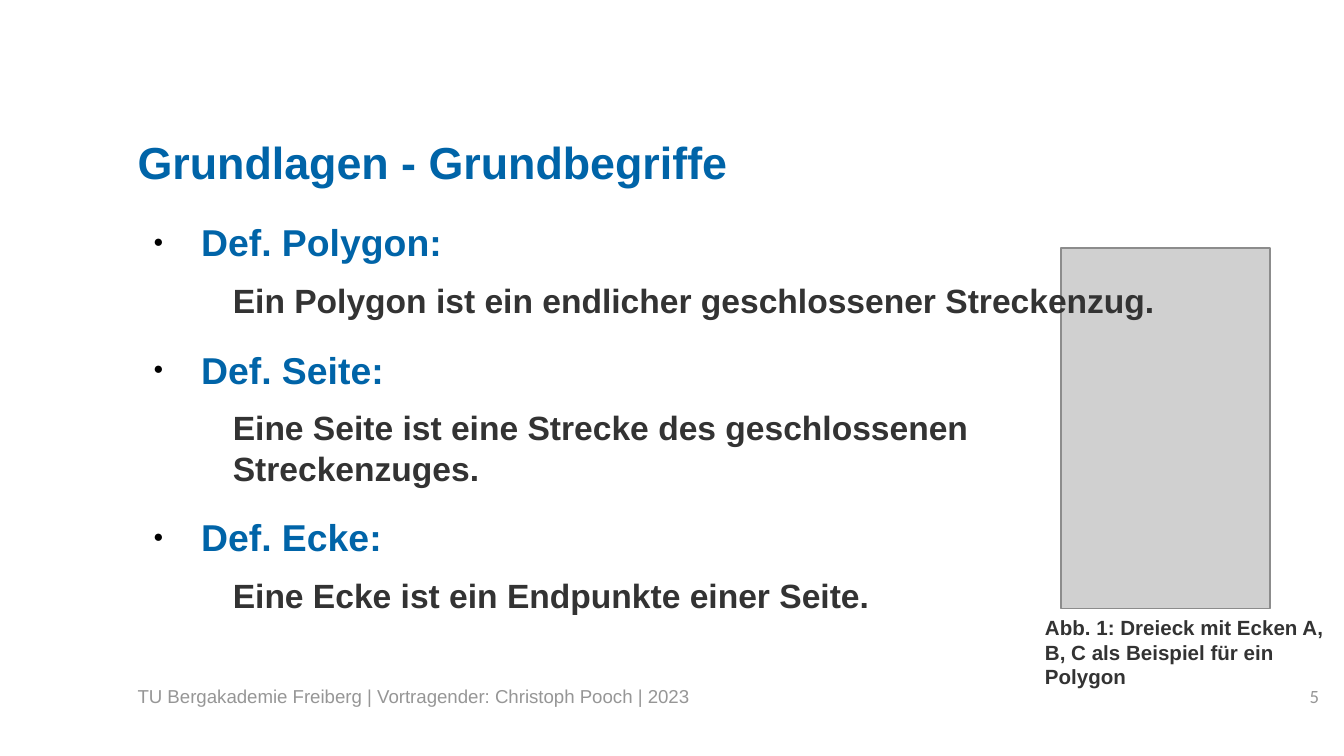
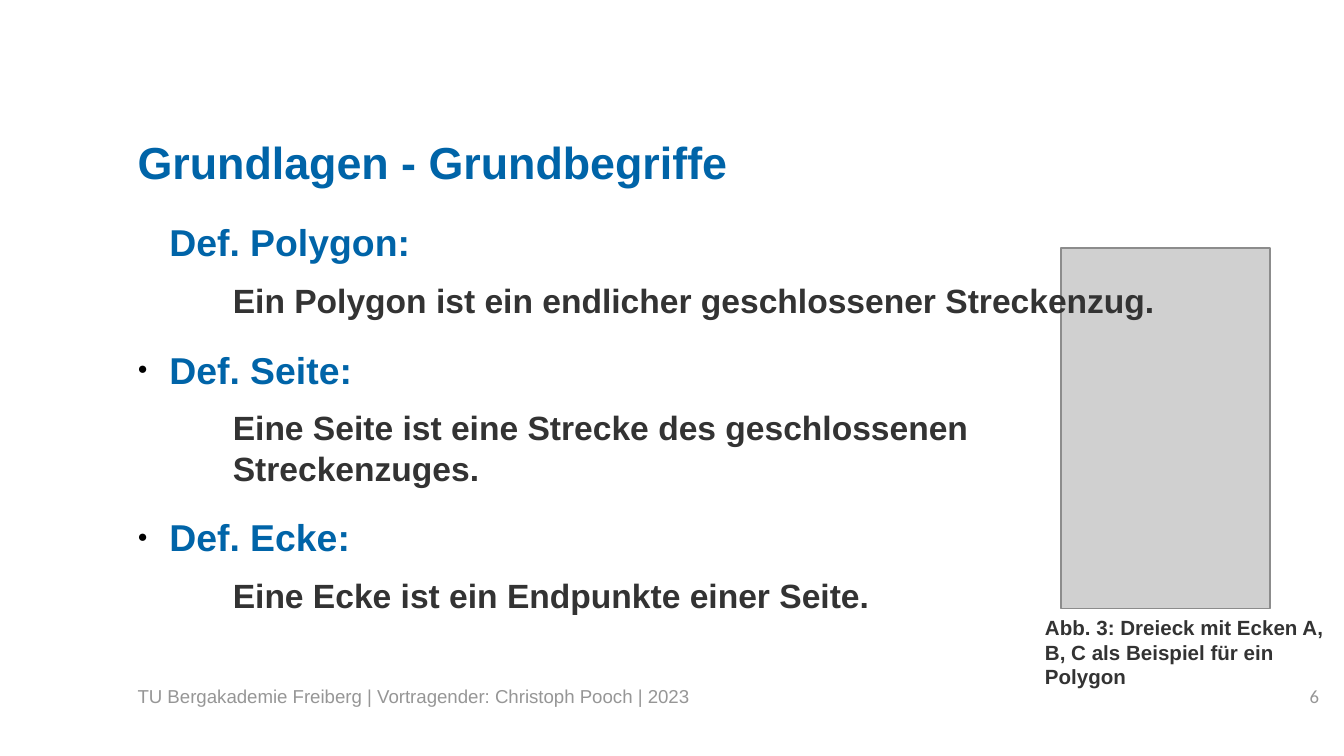
Before and after one commit to LordofUndeads/Bachelorarbeit, a slide deck: slide 6 of Verteidigung/BA_Verteidigung.odp (slide 5 before the commit). Drawn at 1344x756 pixels with LibreOffice and Linux fonts; fonts in the diff are those of the drawing; grey boxes stand for pictures; background and template pictures are left out. Boxes give left, top, right and bottom in pixels: in the first picture for what was removed or moved away, otherwise in the second. Text is boxed around its words. In the diff, an @@ line names an element or a change of style, - is before the commit and + after.

```diff
--- a/Verteidigung/BA_Verteidigung.odp
+++ b/Verteidigung/BA_Verteidigung.odp
@@ text at [169, 229, 410, 552]: bullet ● to none; indent changed @@
@@ text at [1045, 620, 1323, 689]: text changed @@
-Abb. 1: Dreieck mit Ecken A, B, C als Beispiel für ein Polygon
+Abb. 3: Dreieck mit Ecken A, B, C als Beispiel für ein Polygon
@@ page number at [1310, 690, 1319, 703]: text changed @@
-5
+6
```
Also in this commit, not shown: 30 other slides changed, 22 slides added, 3 other files.
